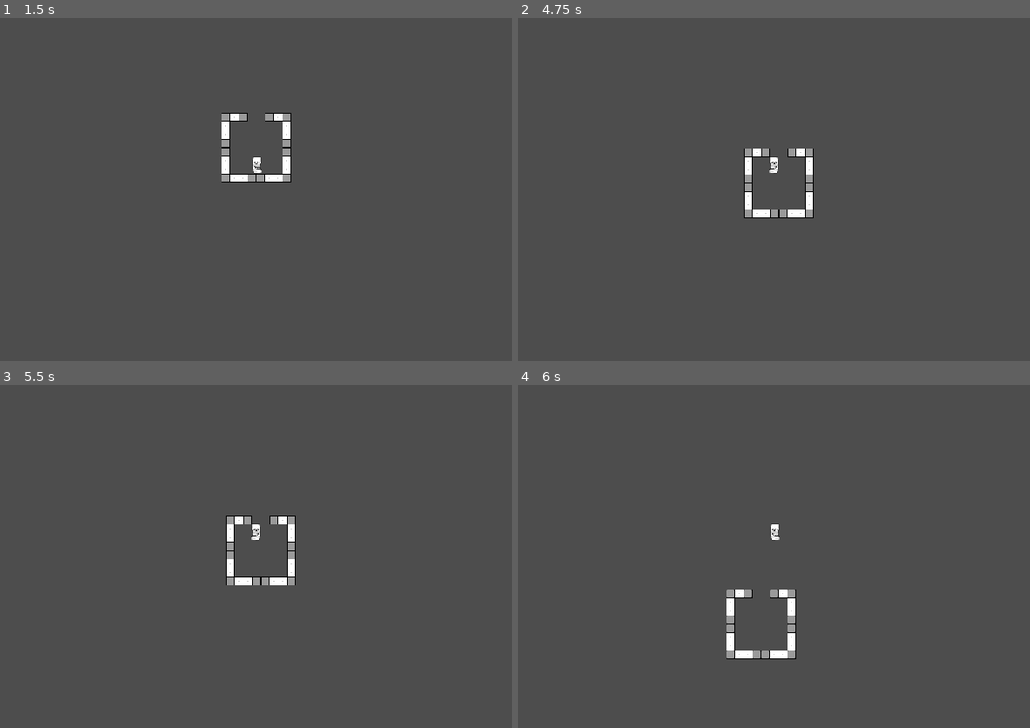
Above: before the commit, frames 1-4 (two rows, left to right).
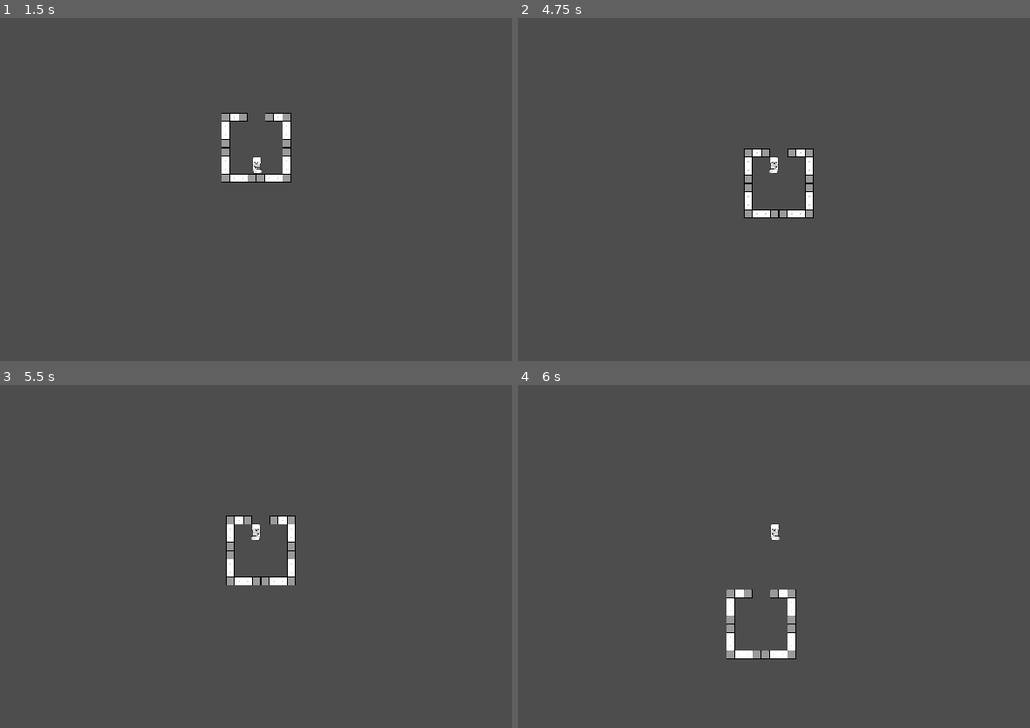
Above: after the commit, the same moments.

Repository: Nimble-Bubble/MoleDuty
Game: Godot game, scene res://nameofthegame.tscn
The game is run twice, just before and just after one commit, with the same random seed, the same clock (stepped at 60 frames per second) and the same inputs.
Inputs:
- Up to frame 1 (1.5 s): click "MS_test1" at 0.5 s; hold Right (p1right) from 1.28 s (still down)
- Up to frame 2 (4.75 s): tap Z (p1jump) at 1.52, 2.27, 3.77, 4.52 s; tap Enter at 2, 3.5 s; tap Space at 2.75 s; release Right (p1right) at 2.78 s; hold Left (p1left) from 2.78 s (still down)
- Up to frame 3 (5.5 s): tap Space at 5 s; release Left (p1left) at 5.03 s; hold Right (p1right) from 5.03 s (still down); tap Z (p1jump) at 5.27 s
- Up to frame 4 (6 s): keep holding Right (p1right)

Frame 1 is identical in both runs. In frame 2, less than 0.1% of the frame differs, in the area x 44-58%, y 38-58%; in frame 3, less than 0.1%; in frame 4, less than 0.1%.

Commit message:
README has controls listed now

Diff:
--- a/Areas/MiScellanea/MS_test1.tscn
+++ b/Areas/MiScellanea/MS_test1.tscn
@@ -11,6 +11,7 @@
 1:0/0 = 0
 1:0/0/physics_layer_0/linear_velocity = Vector2(0, 0)
 1:0/0/physics_layer_0/angular_velocity = 0.0
+1:0/0/physics_layer_0/polygon_0/points = PackedVector2Array(-8, -8, -8, 8, 8, 8, 8, -8)
 0:0/0 = 0
 0:0/0/physics_layer_0/linear_velocity = Vector2(0, 0)
 0:0/0/physics_layer_0/angular_velocity = 0.0
@@ -18,9 +19,11 @@
 1:1/0 = 0
 1:1/0/physics_layer_0/linear_velocity = Vector2(0, 0)
 1:1/0/physics_layer_0/angular_velocity = 0.0
+1:1/0/physics_layer_0/polygon_0/points = PackedVector2Array(-8, -8, -8, 8, 8, 8)
 2:2/0 = 0
 2:2/0/physics_layer_0/linear_velocity = Vector2(0, 0)
 2:2/0/physics_layer_0/angular_velocity = 0.0
+2:2/0/physics_layer_0/polygon_0/points = PackedVector2Array(-8, -8, 8, -8, 8, 8, -8, 8)
 3:3/0 = 0
 3:3/0/physics_layer_0/linear_velocity = Vector2(0, 0)
 3:3/0/physics_layer_0/angular_velocity = 0.0
@@ -54,12 +57,15 @@
 0:2/0 = 0
 0:2/0/physics_layer_0/linear_velocity = Vector2(0, 0)
 0:2/0/physics_layer_0/angular_velocity = 0.0
+0:2/0/physics_layer_0/polygon_0/points = PackedVector2Array(-8, -8, 8, -8, 8, 8)
 0:1/0 = 0
 0:1/0/physics_layer_0/linear_velocity = Vector2(0, 0)
 0:1/0/physics_layer_0/angular_velocity = 0.0
+0:1/0/physics_layer_0/polygon_0/points = PackedVector2Array(8, -8, -8, 8, 8, 8)
 1:2/0 = 0
 1:2/0/physics_layer_0/linear_velocity = Vector2(0, 0)
 1:2/0/physics_layer_0/angular_velocity = 0.0
+1:2/0/physics_layer_0/polygon_0/points = PackedVector2Array(-8, -8, -8, 8, 8, -8)
 1:5/0 = 0
 1:5/0/physics_layer_0/linear_velocity = Vector2(0, 0)
 1:5/0/physics_layer_0/angular_velocity = 0.0
@@ -69,9 +75,11 @@
 0:6/0 = 0
 0:6/0/physics_layer_0/linear_velocity = Vector2(0, 0)
 0:6/0/physics_layer_0/angular_velocity = 0.0
+0:6/0/physics_layer_0/polygon_0/points = PackedVector2Array(-8, -8, 8, -8, 8, 8, 0, 8)
 0:7/0 = 0
 0:7/0/physics_layer_0/linear_velocity = Vector2(0, 0)
 0:7/0/physics_layer_0/angular_velocity = 0.0
+0:7/0/physics_layer_0/polygon_0/points = PackedVector2Array(0.0625, -8, 8, 8, 8, -8)
 0:5/0 = 0
 0:5/0/physics_layer_0/linear_velocity = Vector2(0, 0)
 0:5/0/physics_layer_0/angular_velocity = 0.0
@@ -111,6 +119,7 @@
 3:2/0 = 0
 3:2/0/physics_layer_0/linear_velocity = Vector2(0, 0)
 3:2/0/physics_layer_0/angular_velocity = 0.0
+3:2/0/physics_layer_0/polygon_0/points = PackedVector2Array(-8, -8, 8, -8, 8, 8, -8, 8)
 3:1/0 = 0
 3:1/0/physics_layer_0/linear_velocity = Vector2(0, 0)
 3:1/0/physics_layer_0/angular_velocity = 0.0
@@ -120,9 +129,11 @@
 4:0/0 = 0
 4:0/0/physics_layer_0/linear_velocity = Vector2(0, 0)
 4:0/0/physics_layer_0/angular_velocity = 0.0
+4:0/0/physics_layer_0/polygon_0/points = PackedVector2Array(-8, -8, -8, 8, 8, 8, 8, -8, 8, -8)
 4:1/0 = 0
 4:1/0/physics_layer_0/linear_velocity = Vector2(0, 0)
 4:1/0/physics_layer_0/angular_velocity = 0.0
+4:1/0/physics_layer_0/polygon_0/points = PackedVector2Array(-8, -8, 8, -8, 8, 8, -8, 8)
 4:2/0 = 0
 4:2/0/physics_layer_0/linear_velocity = Vector2(0, 0)
 4:2/0/physics_layer_0/angular_velocity = 0.0
Not shown, changed: README.md
